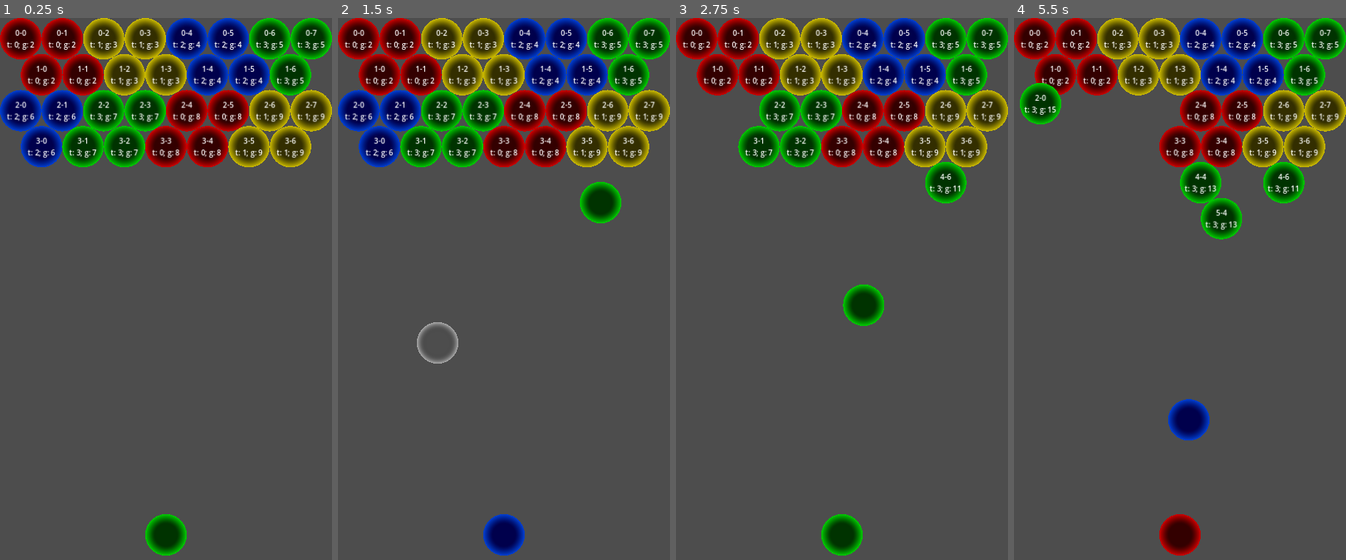
Above: before the commit, frames 1-4 (left to right).
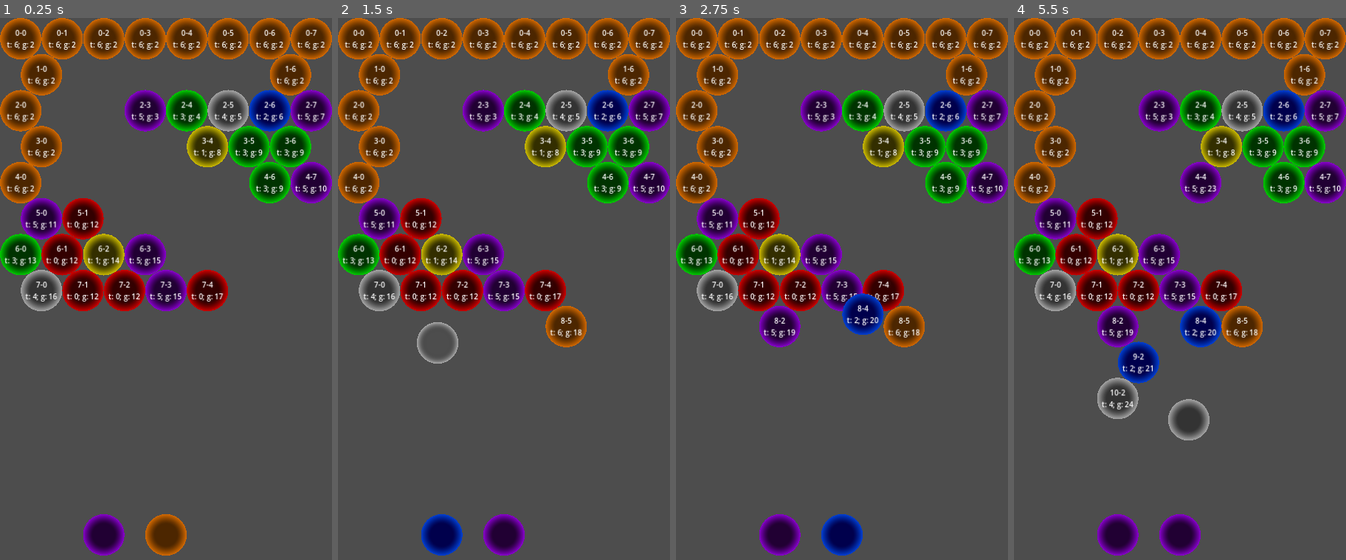
Above: after the commit, the same moments.

Repository: sntg-p/godot-puzzleb
Game: Godot game, scene res://scenes/bubbles_stage.tscn
Same seed, same stepped clock (60 frames per second), same inputs: the game is played once before the commit and once after it. Before the commit the project starts from res://main.tscn.
Inputs (mouse positions are in pixels of both pictures, inside the frame that each line leads up to):
- Up to frame 1 (0.25 s): no input
- Up to frame 2 (1.5 s): tap Enter at 0.5 s; move the mouse to (577, 283) at 0.52 s; click (577, 283) at 0.67 s; move the mouse to (437, 343) at 1.27 s; click (437, 343) at 1.42 s
- Up to frame 3 (2.75 s): move the mouse to (875, 186) at 2.02 s; click (875, 186) at 2.17 s
- Up to frame 4 (5.5 s): move the mouse to (1163, 429) at 2.77 s; click (1163, 429) at 2.92 s; move the mouse to (1279, 402) at 3.52 s; click (1279, 402) at 3.67 s; move the mouse to (1080, 223) at 4.27 s; click (1080, 223) at 4.42 s; move the mouse to (1196, 310) at 5.02 s; click (1196, 310) at 5.17 s

The runs differ from the first frame. In frame 1, 33% of the frame differs, in the area x 0-100%, y 0-100%; in frame 2, 35%; in frame 3, 34%; in frame 4, 36%.

Commit message:
fall animation for floating bubbles

Diff:
--- /dev/null
+++ b/assets/gradients/radial_orange.tres
@@ -0,0 +1,11 @@
+[gd_resource type="GradientTexture2D" load_steps=2 format=3 uid="uid://docorikq336li"]
+
+[sub_resource type="Gradient" id="Gradient_ywhba"]
+interpolation_mode = 2
+offsets = PackedFloat32Array(0.391521, 0.856448)
+colors = PackedColorArray(0.3, 0.15, 0, 1, 1, 0.5, 0, 1)
+
+[resource]
+gradient = SubResource("Gradient_ywhba")
+fill = 1
+fill_from = Vector2(0.5, 0.5)
--- /dev/null
+++ b/levels/02.json
@@ -0,0 +1,14 @@
+[
+	-1, -1, -1,  4,  4, -1, -1, -1,
+	-1, -1, -1,  5, -1, -1, -1, -1,
+	-1, -1, -1,  0, -1, -1, -1, -1,
+	-1, -1, -1,  3, -1, -1, -1, -1,
+	-1, -1, -1,  0, -1, -1, -1, -1,
+	-1, -1, -1,  3, -1, -1, -1, -1,
+	-1, -1, -1,  2, -1, -1, -1, -1,
+	-1, -1, -1,  2, -1, -1, -1, -1,
+	-1, -1, -1, -1, -1, -1, -1, -1,
+	-1, -1, -1, -1, -1, -1, -1, -1,
+	-1, -1, -1, -1, -1, -1, -1, -1,
+	-1, -1, -1, -1, -1, -1, -1, -1,
+]
--- /dev/null
+++ b/levels/09.json
@@ -0,0 +1,14 @@
+[
+	06, 06, 06, 06, 06, 06, 06, 06,
+	  06, -1, -1, -1, -1, -1, 06, -1,
+	06, -1, -1, 05, 03, 04, 02, 05,
+	  06, -1, -1, -1, 01, 03, 03, -1,
+	06, -1, -1, -1, -1, -1, 03, 05,
+	  05, 00, -1, -1, -1, -1, -1, -1,
+	03, 00, 01, 05, -1, -1, -1, -1,
+	  04, 00, 00, 05, 00, -1, -1, -1,
+	-1, -1, -1, -1, -1, -1, -1, -1,
+	  -1, -1, -1, -1, -1, -1, -1, -1,
+	-1, -1, -1, -1, -1, -1, -1, -1,
+	  -1, -1, -1, -1, -1, -1, -1, -1,
+]
--- a/main.tscn
+++ /dev/null
@@ -1,49 +0,0 @@
-[gd_scene load_steps=19 format=3 uid="uid://02ratqlwcsxo"]
-
-[ext_resource type="Script" path="res://main.gd" id="1_1jwaj"]
-[ext_resource type="PackedScene" uid="uid://dsnevvik6mnus" path="res://scenes/bubbles/red.tscn" id="2_jkdu2"]
-[ext_resource type="Script" path="res://pointer.gd" id="3_62yy1"]
-[ext_resource type="PackedScene" uid="uid://dsoolle3rxsqd" path="res://scenes/bubbles/yellow.tscn" id="3_rgp82"]
-[ext_resource type="PackedScene" uid="uid://cvdb3ydsm1dwi" path="res://scenes/bubbles/blue.tscn" id="4_jap2a"]
-[ext_resource type="PackedScene" uid="uid://b4bwkx31xmrcm" path="res://scenes/projectile.tscn" id="4_um3db"]
-[ext_resource type="PackedScene" uid="uid://dkwvokp6o8we5" path="res://scenes/bubbles/green.tscn" id="5_bktwf"]
-[ext_resource type="PackedScene" uid="uid://05xg3i4on4bk" path="res://scenes/bubbles/gray.tscn" id="6_eyc20"]
-[ext_resource type="PackedScene" uid="uid://guwmxbglqbes" path="res://scenes/bubbles/purple.tscn" id="7_rbq0a"]
-[ext_resource type="Texture2D" uid="uid://dlmody17cwodx" path="res://assets/gradients/radial_red.tres" id="10_s7gj2"]
-[ext_resource type="Texture2D" uid="uid://c2ijtotcrs4kj" path="res://assets/gradients/radial_yellow.tres" id="11_e3i1q"]
-[ext_resource type="Texture2D" uid="uid://dtrixk1qq1y5t" path="res://assets/gradients/radial_blue.tres" id="12_038wq"]
-[ext_resource type="Texture2D" uid="uid://dj1s733jp75go" path="res://assets/gradients/radial_green.tres" id="13_77ot6"]
-[ext_resource type="Texture2D" uid="uid://khxgi40sj8oq" path="res://assets/gradients/radial_gray.tres" id="14_xtvel"]
-[ext_resource type="Texture2D" uid="uid://blmg2rekmp3ty" path="res://assets/gradients/radial_purple.tres" id="15_my4oh"]
-[ext_resource type="ArrayMesh" uid="uid://8ep000dpfql3" path="res://assets/meshes/circle_big.obj" id="16_gita3"]
-
-[sub_resource type="Gradient" id="Gradient_ywhba"]
-interpolation_mode = 2
-offsets = PackedFloat32Array(0.391521, 0.855362)
-colors = PackedColorArray(0.2, 0.2, 0.2, 0, 1, 1, 1, 1)
-
-[sub_resource type="GradientTexture2D" id="GradientTexture2D_3v552"]
-gradient = SubResource("Gradient_ywhba")
-fill = 1
-fill_from = Vector2(0.5, 0.5)
-
-[node name="Main" type="Node2D"]
-script = ExtResource("1_1jwaj")
-bubble_scenes = Array[PackedScene]([ExtResource("2_jkdu2"), ExtResource("3_rgp82"), ExtResource("4_jap2a"), ExtResource("5_bktwf"), ExtResource("6_eyc20"), ExtResource("7_rbq0a")])
-
-[node name="Pointer" type="Node2D" parent="."]
-script = ExtResource("3_62yy1")
-projectile_scene = ExtResource("4_um3db")
-bubble_types = Array[Resource]([ExtResource("10_s7gj2"), ExtResource("11_e3i1q"), ExtResource("12_038wq"), ExtResource("13_77ot6"), ExtResource("14_xtvel"), ExtResource("15_my4oh")])
-
-[node name="MouseIndicator" type="MeshInstance2D" parent="Pointer"]
-position = Vector2(360, 1120)
-mesh = ExtResource("16_gita3")
-texture = SubResource("GradientTexture2D_3v552")
-
-[node name="NextBubble" type="MeshInstance2D" parent="Pointer"]
-position = Vector2(360, 1120)
-mesh = ExtResource("16_gita3")
-texture = SubResource("GradientTexture2D_3v552")
-
-[connection signal="level_loaded" from="." to="Pointer" method="_on_main_level_loaded"]
--- a/project.godot
+++ b/project.godot
@@ -11,7 +11,7 @@
 [application]
 
 config/name="Puzzle Bobble"
-run/main_scene="res://main.tscn"
+run/main_scene="res://scenes/bubbles_stage.tscn"
 config/features=PackedStringArray("4.3", "GL Compatibility")
 config/icon="res://assets/textures/icon.svg"
 
@@ -28,6 +28,5 @@
 
 [rendering]
 
-renderer/rendering_method="gl_compatibility"
-renderer/rendering_method.mobile="gl_compatibility"
+renderer/rendering_method="mobile"
 anti_aliasing/quality/msaa_2d=2
--- a/scenes/bubbles/bubble.gd
+++ b/scenes/bubbles/bubble.gd
@@ -122,6 +122,20 @@
 	pass
 
 
+func destroy(index: int):
+	var trigger: Area2D = $CollapseTrigger
+	trigger.monitorable = false
+
+	var target = self.position + Vector2(0, 90 * 12)
+	var tween = create_tween()
+	var tweener = tween.tween_property(self, "position", target, .5)
+	tweener.set_delay(index * .05)
+	#tweener.set_ease(Tween.EASE_IN).set_trans(Tween.TRANS_BACK)
+	tweener.set_ease(Tween.EASE_IN).set_trans(Tween.TRANS_QUART)
+	tween.tween_callback(self.queue_free)
+	return index + 1
+
+
 func _ready() -> void:
 	name = "Bubble_%s_%s" % [row, indexInRow]
 
--- a/scenes/bubbles/bubble_group.gd
+++ b/scenes/bubbles/bubble_group.gd
@@ -12,9 +12,6 @@
 		return false
 
 
-@onready var main: Main = get_node('/root/Main')
-
-
 func _exit_tree() -> void:
 	print('group %s exiting tree' % [name])
 
@@ -26,13 +23,17 @@
 
 func _on_child_exiting_tree(node: Node):
 	print('%s exiting from %s' % [node.name, self.name])
+
+	# last child is exiting tree
 	if get_child_count() == 1: self.queue_free()
 
 
 func check_count():
 	var count = get_child_count()
 	print('group child count: %s' % [count])
-	if count >= 3: main.remove_group(self)
+	if count >= 3:
+		var main: BubblesController = get_parent()
+		main.remove_group(self)
 
 
 func destroy():
@@ -41,6 +42,18 @@
 	var tween = create_tween()
 	var children = get_children()
 	for child: Bubble in children:
-		tween.parallel().tween_property(child, "scale", Vector2.ZERO, .15).set_trans(Tween.TRANS_BACK)
+		var tweener = tween.parallel().tween_property(child, "scale", Vector2.ZERO, .15)
+		tweener.set_trans(Tween.TRANS_BACK)
 
 	tween.tween_callback(self.queue_free)
+
+
+func fall(starting_index: int) -> int:
+	print('destroying group %s with fall animation, index %s' % [self.name, starting_index])
+
+	var index = starting_index
+	var children = get_children()
+	for child: Bubble in children:
+		index = child.destroy(index)
+
+	return index
--- /dev/null
+++ b/scenes/bubbles/orange.tscn
@@ -0,0 +1,7 @@
+[gd_scene load_steps=3 format=3 uid="uid://cyyl8wgifhx76"]
+
+[ext_resource type="PackedScene" uid="uid://dau535t0sny68" path="res://scenes/bubbles/base.tscn" id="1_ehgeq"]
+[ext_resource type="Texture2D" uid="uid://docorikq336li" path="res://assets/gradients/radial_orange.tres" id="2_r5cx6"]
+
+[node name="Bubble" instance=ExtResource("1_ehgeq")]
+texture = ExtResource("2_r5cx6")
--- a/scenes/projectile.tscn
+++ b/scenes/bubbles/projectile.tscn
@@ -1,7 +1,7 @@
 [gd_scene load_steps=4 format=3 uid="uid://b4bwkx31xmrcm"]
 
 [ext_resource type="ArrayMesh" uid="uid://8ep000dpfql3" path="res://assets/meshes/circle_big.obj" id="2_g4wwl"]
-[ext_resource type="Script" path="res://projectile.gd" id="3_pjqnq"]
+[ext_resource type="Script" path="res://scripts/projectile.gd" id="3_pjqnq"]
 
 [sub_resource type="CircleShape2D" id="CircleShape2D_qjj0w"]
 radius = 45.0
--- /dev/null
+++ b/scenes/bubbles_stage.tscn
@@ -0,0 +1,59 @@
+[gd_scene load_steps=21 format=3 uid="uid://02ratqlwcsxo"]
+
+[ext_resource type="Script" path="res://scripts/bubbles_controller.gd" id="1_7ell0"]
+[ext_resource type="PackedScene" uid="uid://dsnevvik6mnus" path="res://scenes/bubbles/red.tscn" id="2_f65wa"]
+[ext_resource type="PackedScene" uid="uid://dsoolle3rxsqd" path="res://scenes/bubbles/yellow.tscn" id="3_55plf"]
+[ext_resource type="PackedScene" uid="uid://cvdb3ydsm1dwi" path="res://scenes/bubbles/blue.tscn" id="4_4ufwe"]
+[ext_resource type="PackedScene" uid="uid://dkwvokp6o8we5" path="res://scenes/bubbles/green.tscn" id="5_v6beg"]
+[ext_resource type="PackedScene" uid="uid://05xg3i4on4bk" path="res://scenes/bubbles/gray.tscn" id="6_he0vr"]
+[ext_resource type="PackedScene" uid="uid://guwmxbglqbes" path="res://scenes/bubbles/purple.tscn" id="7_q7dwm"]
+[ext_resource type="Script" path="res://scripts/pointer.gd" id="8_8afht"]
+[ext_resource type="Texture2D" uid="uid://docorikq336li" path="res://assets/gradients/radial_orange.tres" id="9_2jyav"]
+[ext_resource type="PackedScene" uid="uid://b4bwkx31xmrcm" path="res://scenes/bubbles/projectile.tscn" id="9_fyrcu"]
+[ext_resource type="Texture2D" uid="uid://dlmody17cwodx" path="res://assets/gradients/radial_red.tres" id="10_ntq2h"]
+[ext_resource type="Texture2D" uid="uid://c2ijtotcrs4kj" path="res://assets/gradients/radial_yellow.tres" id="11_40g73"]
+[ext_resource type="Texture2D" uid="uid://dtrixk1qq1y5t" path="res://assets/gradients/radial_blue.tres" id="12_mh5ex"]
+[ext_resource type="Texture2D" uid="uid://dj1s733jp75go" path="res://assets/gradients/radial_green.tres" id="13_2hd3h"]
+[ext_resource type="Texture2D" uid="uid://khxgi40sj8oq" path="res://assets/gradients/radial_gray.tres" id="14_t82db"]
+[ext_resource type="Texture2D" uid="uid://blmg2rekmp3ty" path="res://assets/gradients/radial_purple.tres" id="15_lau0n"]
+[ext_resource type="ArrayMesh" uid="uid://8ep000dpfql3" path="res://assets/meshes/circle_big.obj" id="16_hyxcs"]
+[ext_resource type="PackedScene" uid="uid://cyyl8wgifhx76" path="res://scenes/bubbles/orange.tscn" id="17_h08st"]
+
+[sub_resource type="Gradient" id="Gradient_ywhba"]
+interpolation_mode = 2
+offsets = PackedFloat32Array(0.391521, 0.855362)
+colors = PackedColorArray(0.2, 0.2, 0.2, 0, 1, 1, 1, 1)
+
+[sub_resource type="GradientTexture2D" id="GradientTexture2D_3v552"]
+gradient = SubResource("Gradient_ywhba")
+fill = 1
+fill_from = Vector2(0.5, 0.5)
+
+[node name="BubblesStage" type="Node2D"]
+
+[node name="Pointer" type="Node2D" parent="."]
+z_index = 1
+script = ExtResource("8_8afht")
+projectile_scene = ExtResource("9_fyrcu")
+bubble_types = Array[Resource]([ExtResource("10_ntq2h"), ExtResource("11_40g73"), ExtResource("12_mh5ex"), ExtResource("13_2hd3h"), ExtResource("14_t82db"), ExtResource("15_lau0n"), ExtResource("9_2jyav")])
+
+[node name="MouseIndicator" type="MeshInstance2D" parent="Pointer"]
+visible = false
+position = Vector2(360, 1120)
+mesh = ExtResource("16_hyxcs")
+texture = SubResource("GradientTexture2D_3v552")
+
+[node name="NextBubble2" type="MeshInstance2D" parent="Pointer"]
+position = Vector2(225, 1120)
+mesh = ExtResource("16_hyxcs")
+
+[node name="NextBubble" type="MeshInstance2D" parent="Pointer"]
+position = Vector2(360, 1120)
+mesh = ExtResource("16_hyxcs")
+
+[node name="BubblesController" type="Node2D" parent="."]
+script = ExtResource("1_7ell0")
+bubble_scenes = Array[PackedScene]([ExtResource("2_f65wa"), ExtResource("3_55plf"), ExtResource("4_4ufwe"), ExtResource("5_v6beg"), ExtResource("6_he0vr"), ExtResource("7_q7dwm"), ExtResource("17_h08st")])
+level_file = "res://levels/09.json"
+
+[connection signal="level_loaded" from="BubblesController" to="Pointer" method="_on_main_level_loaded"]
--- a/main.gd
+++ b/scripts/bubbles_controller.gd
@@ -1,15 +1,13 @@
-class_name Main extends Node2D
+class_name BubblesController extends Node2D
 
 @export var enable_bubble_generation = true
 @export var bubble_scenes: Array[PackedScene]
+@export var level_file = "res://levels/01.json"
 
 signal level_loaded()
 
 
 var bubbles = {}
-#var bubbleGroups: Array[BubbleGroup] = []
-#var bubble_groups: int = 0
-
 var _current_types = {}
 
 
@@ -92,28 +90,38 @@
 		else:
 			group.add_child(bubble)
 
-func _remove_group(group: BubbleGroup):
+
+func _remove_group(group: BubbleGroup, starting_index := -1) -> int:
 	var children = group.get_children()
 	for child: Bubble in children:
 		_remove_bubble(child)
 
+	if starting_index != -1:
+		return group.fall(starting_index)
+
 	group.destroy()
+	return starting_index
+
 
 func remove_group(group: BubbleGroup):
 	_remove_group(group)
 
 	var floating_groups = _find_floating_groups()
+	if floating_groups.size() == 0: return
+
+	var starting_index = 0
 	for floating_group in floating_groups:
-		_remove_group(floating_group)
+		starting_index = _remove_group(floating_group, starting_index)
 
-func mark_as_hanging(bubble: Bubble, hanging: Set):
+
+func _mark_as_hanging(bubble: Bubble, hanging: Set):
 	var neighbors = bubble.neighbor_indexes
 	for neighbor_index in neighbors:
 		var neighbor = get_bubble(neighbor_index[0], neighbor_index[1])
 		if neighbor is Bubble:
 			if hanging.has(neighbor): continue
 			hanging.add(neighbor)
-			mark_as_hanging.call(neighbor, hanging)
+			_mark_as_hanging(neighbor, hanging)
 
 
 func _find_floating_groups() -> Array:
@@ -121,7 +129,7 @@
 	var hanging = Set.from_array(first_row)
 
 	for bubble in first_row:
-		mark_as_hanging(bubble, hanging)
+		_mark_as_hanging(bubble, hanging)
 
 	var floating = Set.new()
 	var rows: Array = bubbles.values()
@@ -156,19 +164,18 @@
 		return -1
 
 
-# Called when the node enters the scene tree for the first time.
 func _ready() -> void:
 	if not enable_bubble_generation:
 		print('level loading disabled, setting all bubble types as current')
-		for i in range(6):
+		var bubble_types = bubble_scenes.size()
+		for i in bubble_types:
 			_current_types[i] = 9223372036854775807 / 2
 
 		level_loaded.emit()
 		return
 
-	var file = "res://levels/01.json"
 	#var file = "res://levels/error_group_00.json"
-	var levelText = FileAccess.get_file_as_string(file)
+	var levelText = FileAccess.get_file_as_string(level_file)
 	var levelData: Array = JSON.parse_string(levelText)
 	#print(levelData)
 
--- a/pointer.gd
+++ b/scripts/pointer.gd
@@ -4,9 +4,10 @@
 @export var bubble_types: Array[Resource]
 
 
-@onready var main: Main = get_node('/root/Main')
+@onready var main: BubblesController = get_node('../BubblesController')
 
 var bubble_type = -1
+var next_bubble_type = -1
 
 # Called when the node enters the scene tree for the first time.
 func _ready() -> void:
@@ -17,9 +18,11 @@
 var isPointing = false
 
 func handle_mouse_pointer(event: InputEventMouseButton):
+	if loading: return
+
 	isPointing = event.pressed
 
-	if (isPointing):
+	if isPointing:
 		$MouseIndicator.process_mode = Node.PROCESS_MODE_INHERIT
 		$MouseIndicator.position = event.position
 		$MouseIndicator.show()
@@ -48,16 +51,28 @@
 	if isPointing and event is InputEventMouseMotion:
 		$MouseIndicator.position = event.position
 
-	pass
 
+var loading = false
 
 func update_bubble_types():
-	bubble_type = main.get_random_bubble_type()
-	$NextBubble.texture = bubble_types[bubble_type]
+	loading = true
+	bubble_type = next_bubble_type
+	next_bubble_type = main.get_random_bubble_type()
+
+	var nextBubble: Node2D = $NextBubble
+	nextBubble.texture = bubble_types[bubble_type]
+
+	var nextNextBubble = $NextBubble2
+	nextNextBubble.texture = bubble_types[next_bubble_type]
+	var tween = create_tween()
+	var origin = nextNextBubble.position
+	tween.tween_property(nextBubble, "position", nextBubble.position, .15).from(origin)
+	tween.tween_callback(func (): loading = false)
 
 
 func _on_main_level_loaded() -> void:
 	print('_on_main_level_loaded')
 	bubble_type = main.get_random_bubble_type()
+	next_bubble_type = main.get_random_bubble_type()
 	$NextBubble.texture = bubble_types[bubble_type]
-	pass # Replace with function body.
+	$NextBubble2.texture = bubble_types[next_bubble_type]
--- a/projectile.gd
+++ b/scripts/projectile.gd
@@ -12,9 +12,8 @@
 		$MeshInstance2D.texture = value
 
 
-@onready var main: Main = get_node('/root/Main')
+@onready var main: BubblesController = get_node('../BubblesController')
 
-# Called when the node enters the scene tree for the first time.
 func _ready() -> void:
 	#print('new projectile')
 	var viewport_rect_size = get_viewport_rect().size
@@ -22,7 +21,6 @@
 	bottom = viewport_rect_size.y
 
 
-# Called every frame. 'delta' is the elapsed time since the previous frame.
 func _process(delta: float) -> void:
 	var left_wall_collision = position.x - Bubble.radius <= 0
 	if left_wall_collision:
@@ -36,7 +34,6 @@
 	if top_wall_collision:
 		_handle_top_wall_collision()
 		return
-		#linear_velocity.y *= -1
 
 	var bottom_wall_collision = position.y - Bubble.radius >= bottom
 	if bottom_wall_collision:
@@ -99,7 +96,6 @@
 		#row, indexInRow, collision.row, collision.indexInRow
 	#])
 
-	#_to_bubble.call_deferred(row, indexInRow)
 	_to_bubble(row, indexInRow)
 
 
Renamed: set.gd -> scripts/set.gd
